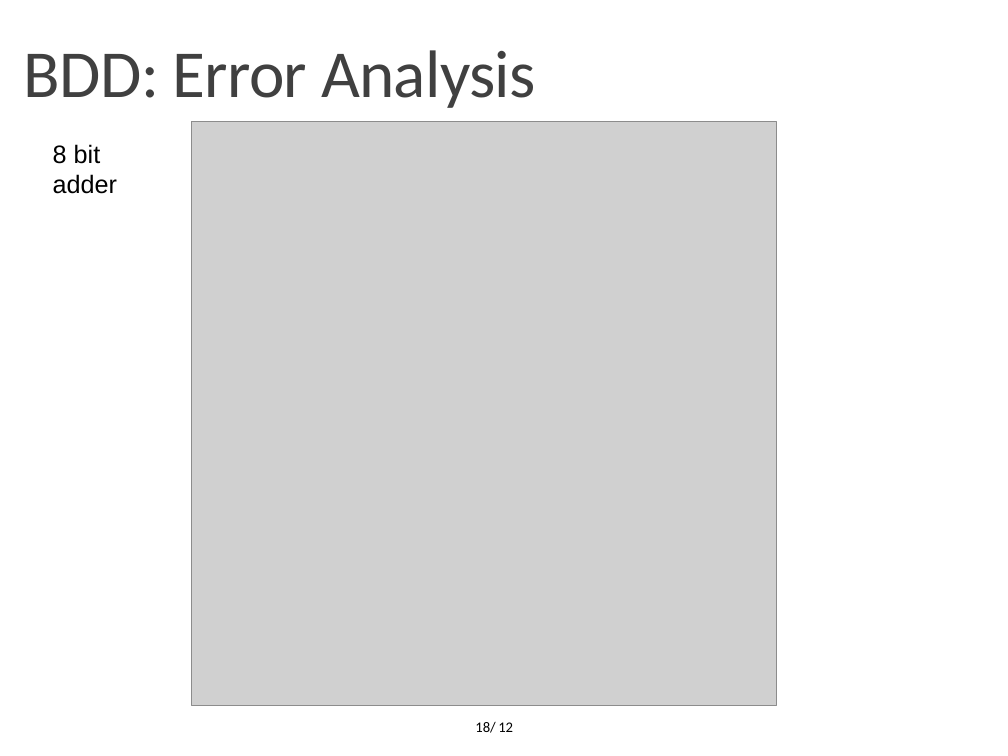
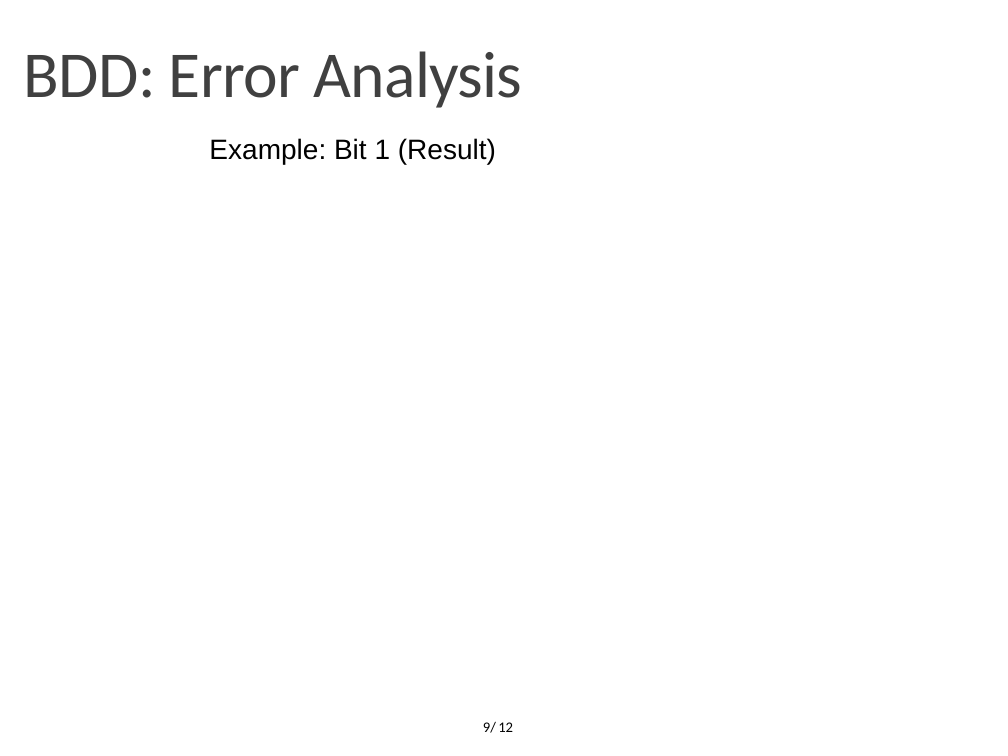
Before and after one commit to OrionLightning/Approximate-Circuit, a slide deck: slide 9 of Presentation Slides/Second Midterm (11-01-2022)/Midterm 11-01-2022.pptx (slide 18 before the commit). Drawn at 1008x756 pixels with LibreOffice and Linux fonts; fonts in the diff are those of the drawing; grey boxes stand for pictures; background and template pictures are left out. Boxes give left, top, right and bottom in pixels: in the first picture for what was removed or moved away, otherwise in the second. Text is boxed around its words. In the diff, an @@ line names an element or a change of style, - is before the commit and + after.

```diff
--- a/Presentation Slides/Second Midterm (11-01-2022)/Midterm 11-01-2022.pptx
+++ b/Presentation Slides/Second Midterm (11-01-2022)/Midterm 11-01-2022.pptx
@@ text "BDD: Error Analysis" at [24, 51, 522, 108]: size 48 to 46.8 pt @@
@@ text removed at [53, 144, 117, 194] @@
-8 bit adder
@@ picture removed at [192, 121, 776, 706] @@
@@ text added at [209, 138, 496, 164], 20 pt, text #000000 @@
+Example: Bit 1 (Result)
@@ page number at [483, 721, 496, 733]: text changed @@
-18/
+9/
```
Also in this commit, not shown: 10 other slides changed, 1 slide added, 12 slides removed, 1 other file.
